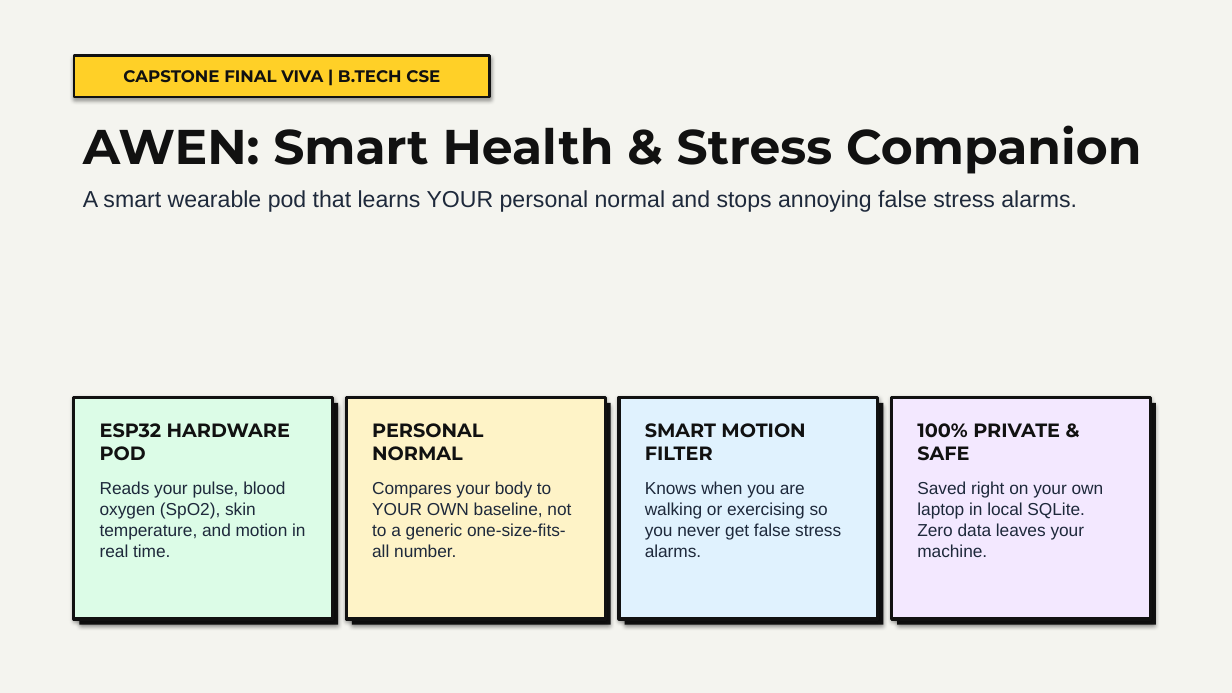
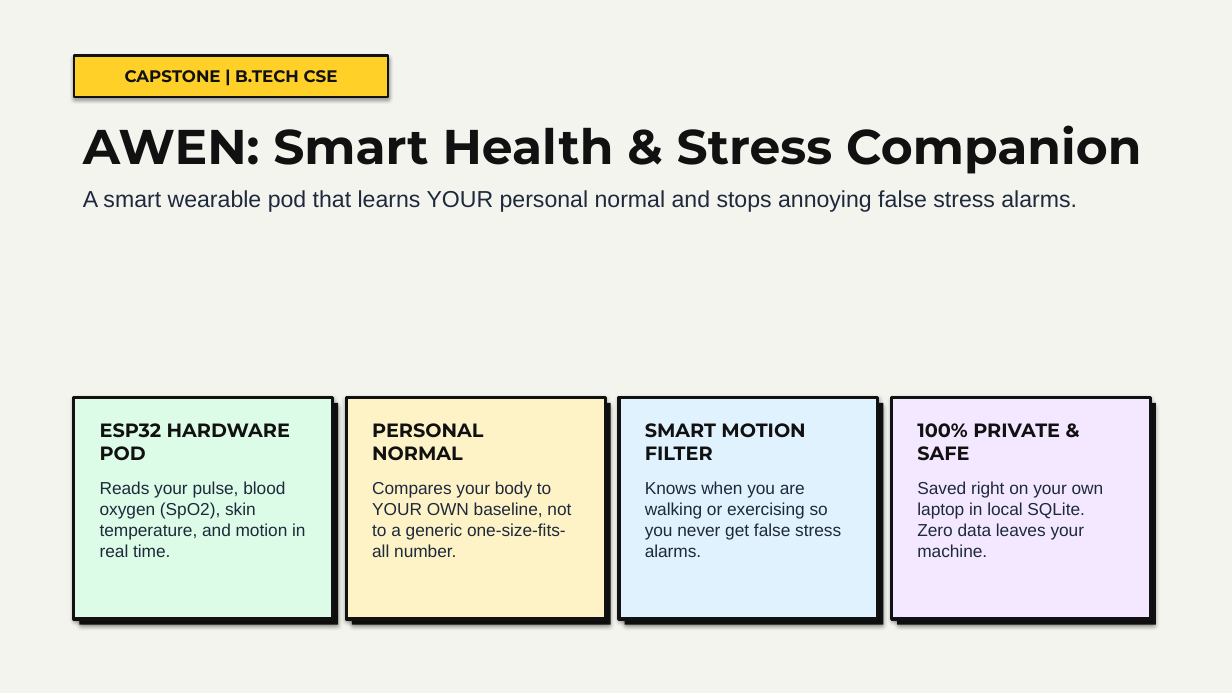
Before and after one commit to diya-1720/CaPsToNe, a slide deck: slide 1 of AWEN_Final_Presentation_AF52.pptx. Drawn at 1232x693 pixels with LibreOffice and Linux fonts; fonts in the diff are those of the drawing. Boxes give left, top, right and bottom in pixels: in the first picture for what was removed or moved away, otherwise in the second. Text is boxed around its words. In the diff, an @@ line names an element or a change of style, - is before the commit and + after.

Commit message:
chore: update presentation and guide tags to 'Capstone | B.Tech CSE'

```diff
--- a/AWEN_Final_Presentation_AF52.pptx
+++ b/AWEN_Final_Presentation_AF52.pptx
@@ rectangle "CAPSTONE | B.TECH CSE": place and size @@
-rectangle "CAPSTONE | B.TECH CSE" at bbox=[74, 55, 490, 97]
+rectangle "CAPSTONE | B.TECH CSE" at bbox=[74, 55, 388, 97]
@@ text in rectangle at bbox=[125, 70, 338, 83]: text changed @@
-CAPSTONE FINAL VIVA | B.TECH CSE
+CAPSTONE | B.TECH CSE
```
Also in this commit, not shown: 4 other files.
